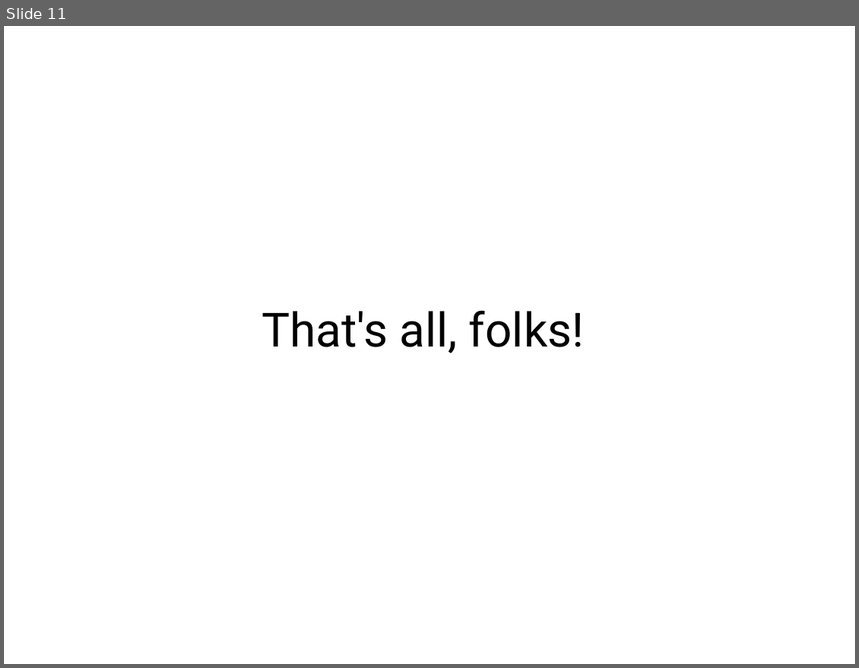
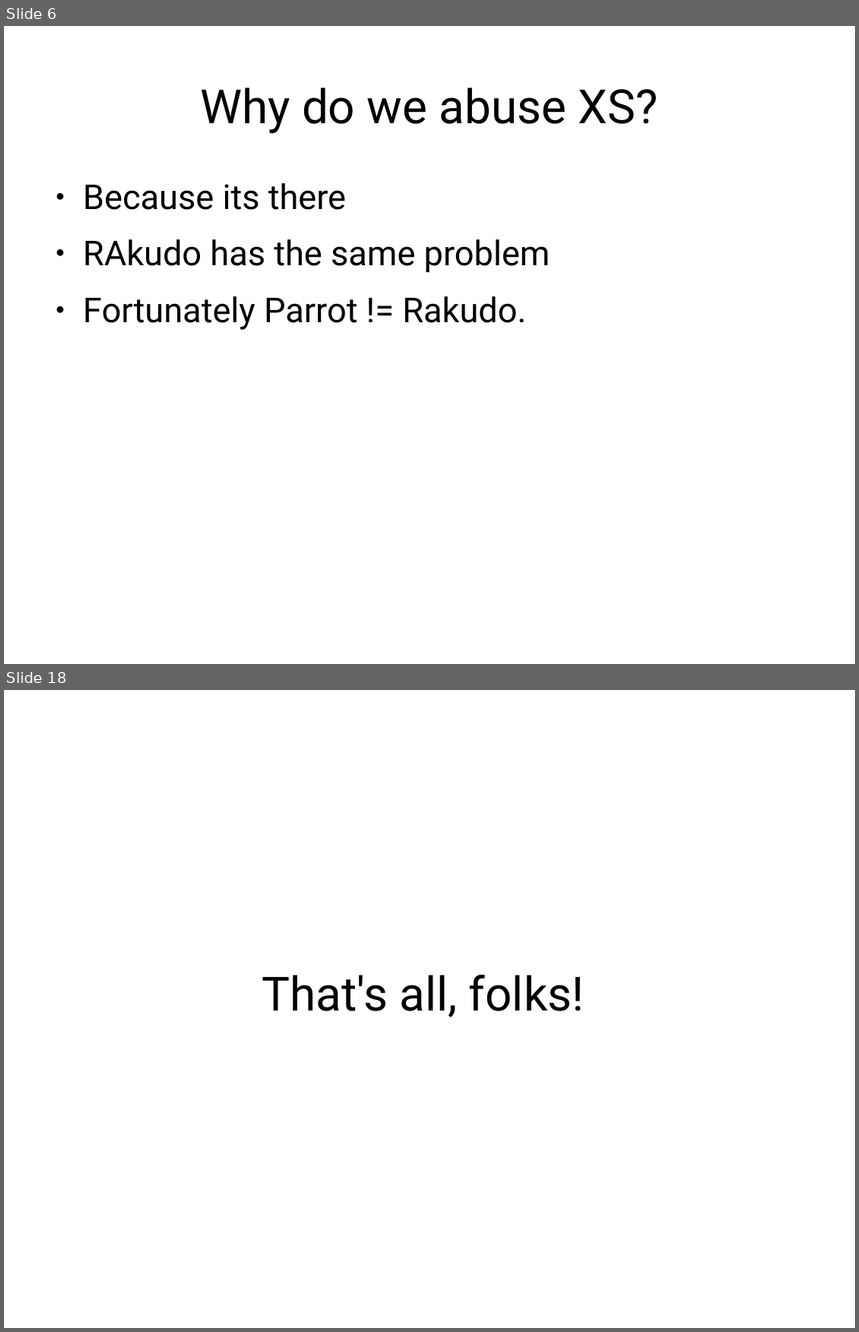
Before and after one commit to erezschatz/Presentation, a slide deck: tools.odp. Shown one above the other, each under a label of ours: slide 11 before the commit, slides 6 and 18 after it; the slides between them are not shown. The pictures are 859x668 and 859x1332 pixels, drawn with LibreOffice and Linux fonts; fonts in the diff are those of the drawing. Boxes give left, top, right and bottom in pixels: in the first picture for what was removed or moved away, otherwise in the second. Text is boxed around its words. In the diff, an @@ line names an element or a change of style, - is before the commit and + after.

```diff
--- a/tools.odp
+++ b/tools.odp
@@ slide 6 added at bbox=[4, 26, 855, 664], background #FFFFFF @@
@@ title added at bbox=[200, 88, 658, 134], 44 pt, text #000000 @@
+Why do we abuse XS?
@@ text added at bbox=[83, 183, 550, 330], 32 pt, text #000000 @@
+● Because its there
+● RAkudo has the same problem
+● Fortunately Parrot != Rakudo.
@@ what was slide 11 is now slide 18 @@
```
Also in this commit, not shown: 16 other slides added, 10 slides removed, 1 other file.
